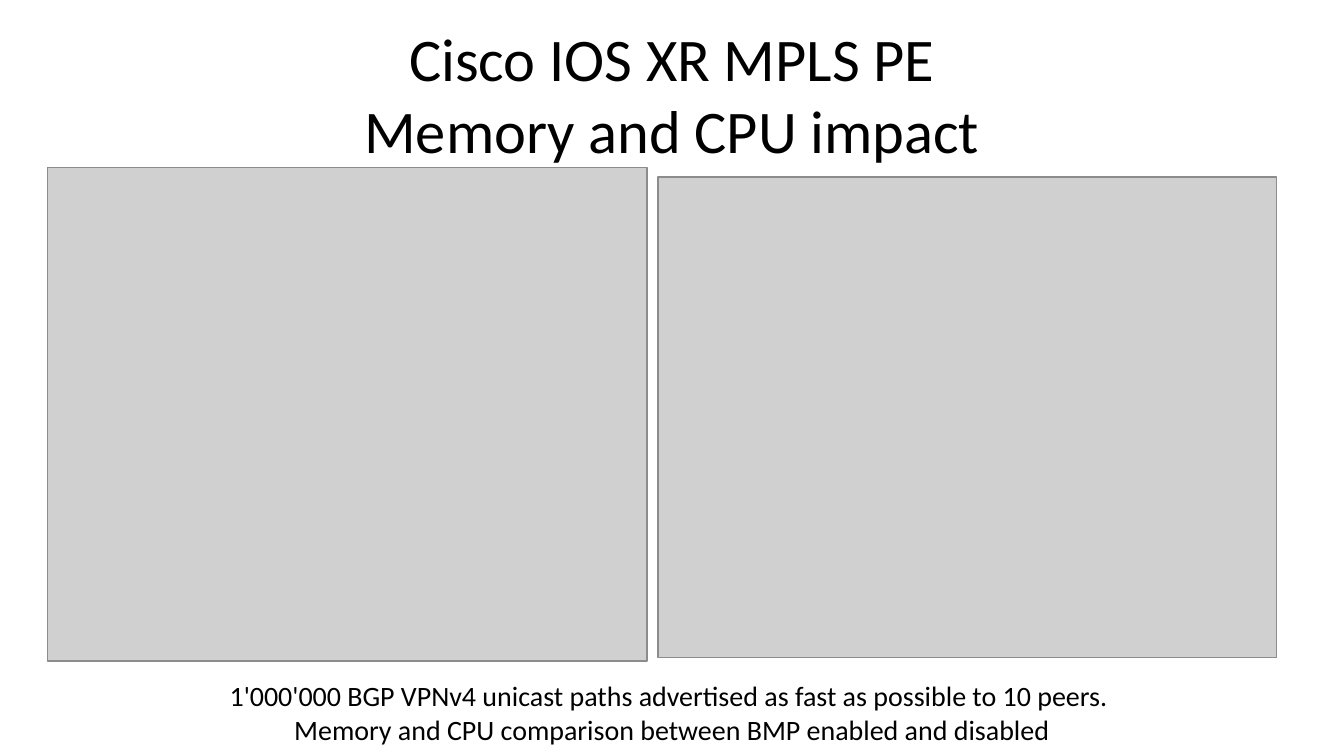
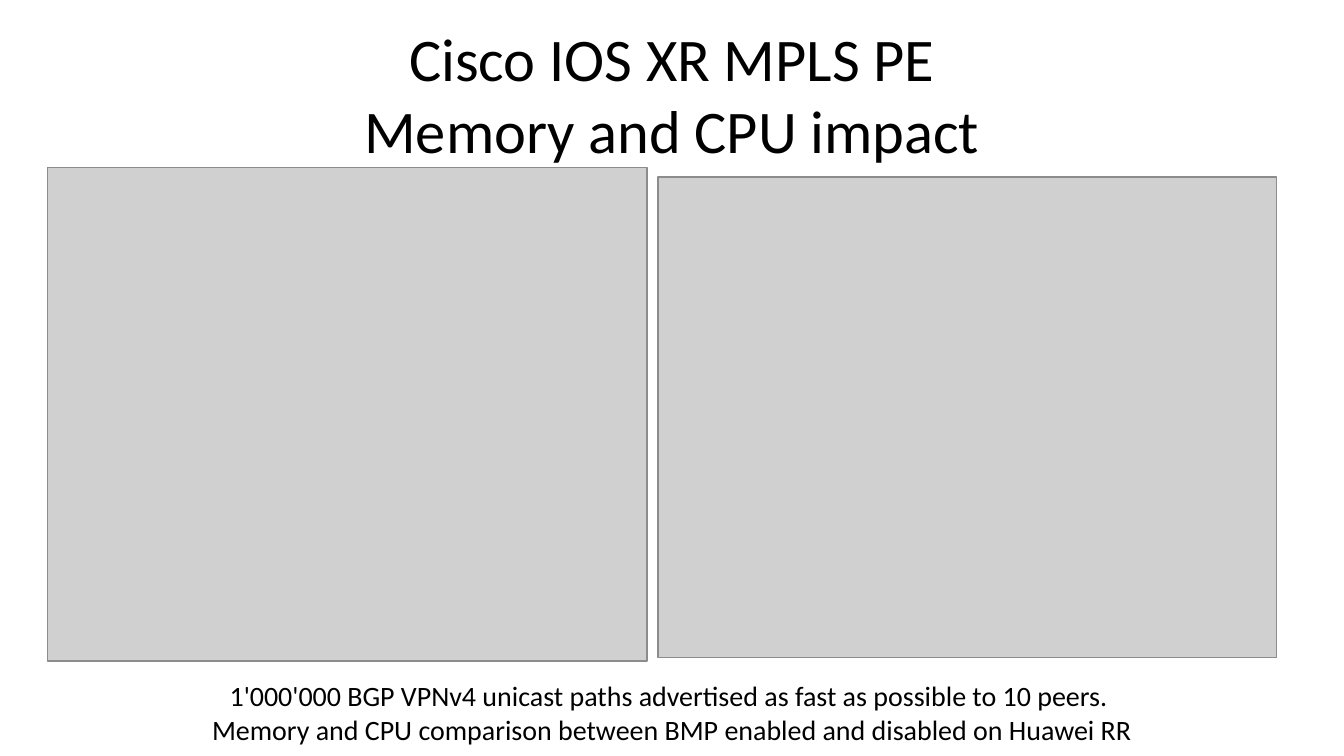
Before and after one commit to IETF-Hackathon/ietf111-project-presentations, a slide deck: slide 12 of ietf-111-hackathon-bmp-yang.pptx. Drawn at 1344x756 pixels with LibreOffice and Linux fonts; fonts in the diff are those of the drawing; grey boxes stand for pictures. Boxes give left, top, right and bottom in pixels: in the first picture for what was removed or moved away, otherwise in the second. Text is boxed around its words. In the diff, an @@ line names an element or a change of style, - is before the commit and + after.

```diff
--- a/ietf-111-hackathon-bmp-yang.pptx
+++ b/ietf-111-hackathon-bmp-yang.pptx
@@ text at [212, 686, 1131, 745]: text changed @@
-1'000'000 BGP VPNv4 unicast paths advertised as fast as possible to 10 peers.
-Memory and CPU comparison between BMP enabled and disabled
+1'000'000 BGP VPNv4 unicast paths advertised as fast as possible to 10 peers.
+Memory and CPU comparison between BMP enabled and disabled on Huawei RR
```
Also in this commit, not shown: 1 other slide changed, 1 other file.
